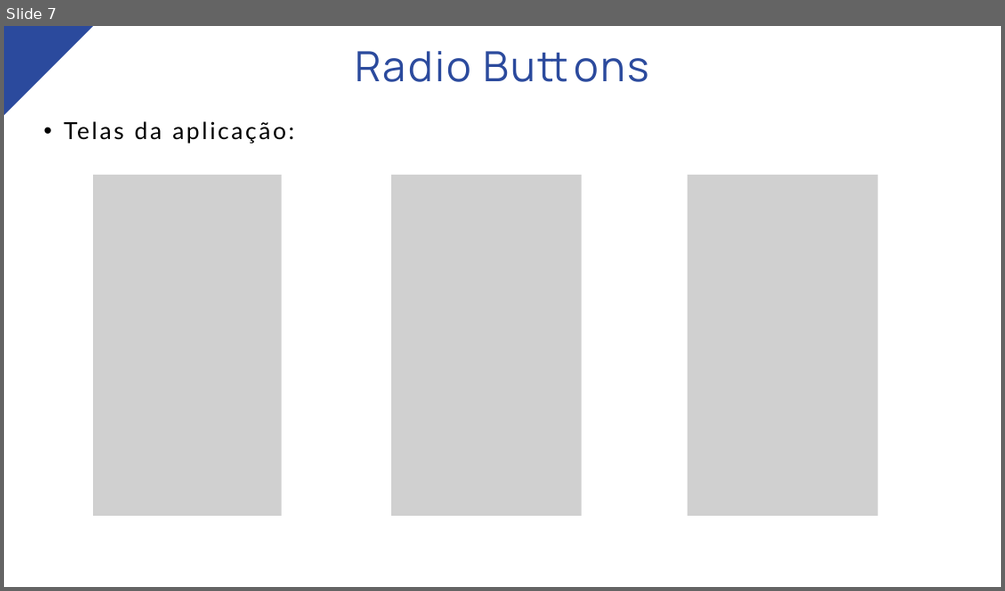
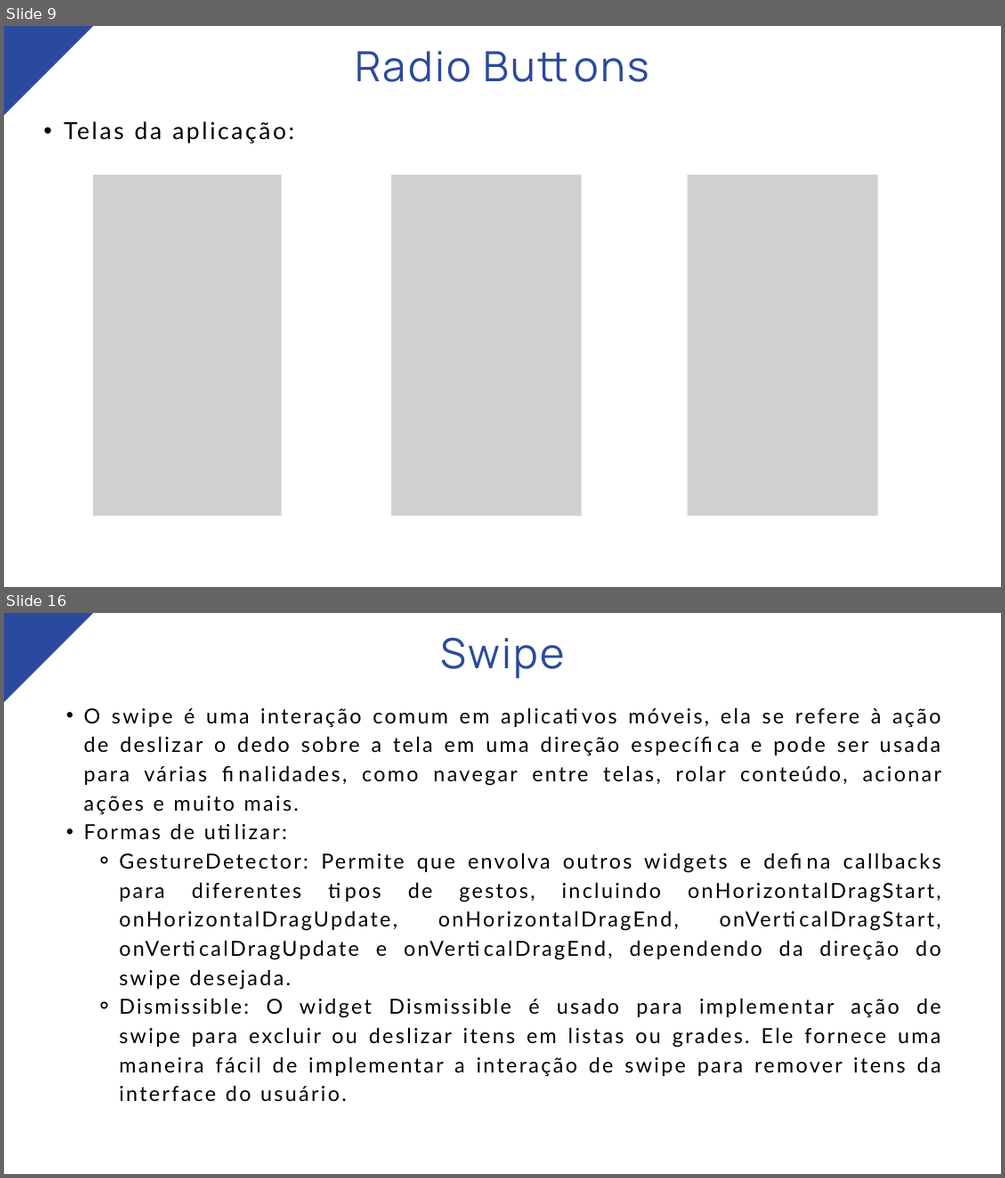
Before and after one commit to marcosdosea/TreinamentoFlutter, a slide deck: Aula14-Componentes de Formulários/Aula14-Componentes de Formulários.pptx. Shown one above the other, each under a label of ours: slide 7 before the commit, slides 9 and 16 after it; the slides between them are not shown. The pictures are 1005x591 and 1005x1178 pixels, drawn with LibreOffice and Linux fonts; fonts in the diff are those of the drawing; grey boxes stand for pictures. Boxes give left, top, right and bottom in pixels: in the first picture for what was removed or moved away, otherwise in the second. Text is boxed around its words. In the diff, an @@ line names an element or a change of style, - is before the commit and + after.

Commit message:
Correção de aula sobre componentes

```diff
--- a/Aula14-Componentes de Formulários/Aula14-Componentes de Formulários.pptx
+++ b/Aula14-Componentes de Formulários/Aula14-Componentes de Formulários.pptx
@@ slide 16 added at <box>4,613,1001,1174</box>, background #FFFFFF @@
@@ freeform shape added at <box>4,613,93,702</box>, fill #2B4A9D @@
@@ text added at <box>440,637,565,679</box>, 60 pt, text #2B4A9D @@
+Swipe
@@ text added at <box>84,707,942,1102</box>, 30 pt, text #000000 @@
+  • O swipe é uma interação comum em aplicativos móveis, ela se refere à ação de deslizar o dedo sobre a tela em uma direção específica e pode ser usada para várias finalidades, como navegar entre telas, rolar conteúdo, acionar ações e muito mais.
+  • Formas de utilizar:
+    ⚬ GestureDetector: Permite que envolva outros widgets e defina callbacks para diferentes tipos de gestos, incluindo onHorizontalDragStart, onHorizontalDragUpdate, onHorizontalDragEnd, onVerticalDragStart, onVerticalDragUpdate e onVerticalDragEnd, dependendo da direção do swipe desejada.
+    ⚬ Dismissible: O widget Dismissible é usado para implementar ação de swipe para excluir ou deslizar itens em listas ou grades. Ele fornece uma maneira fácil de implementar a interação de swipe para remover itens da interface do usuário.
@@ what was slide 7 is now slide 9 @@
```
Also in this commit, not shown: 7 slides changed, 14 other slides added, 1 other file.
